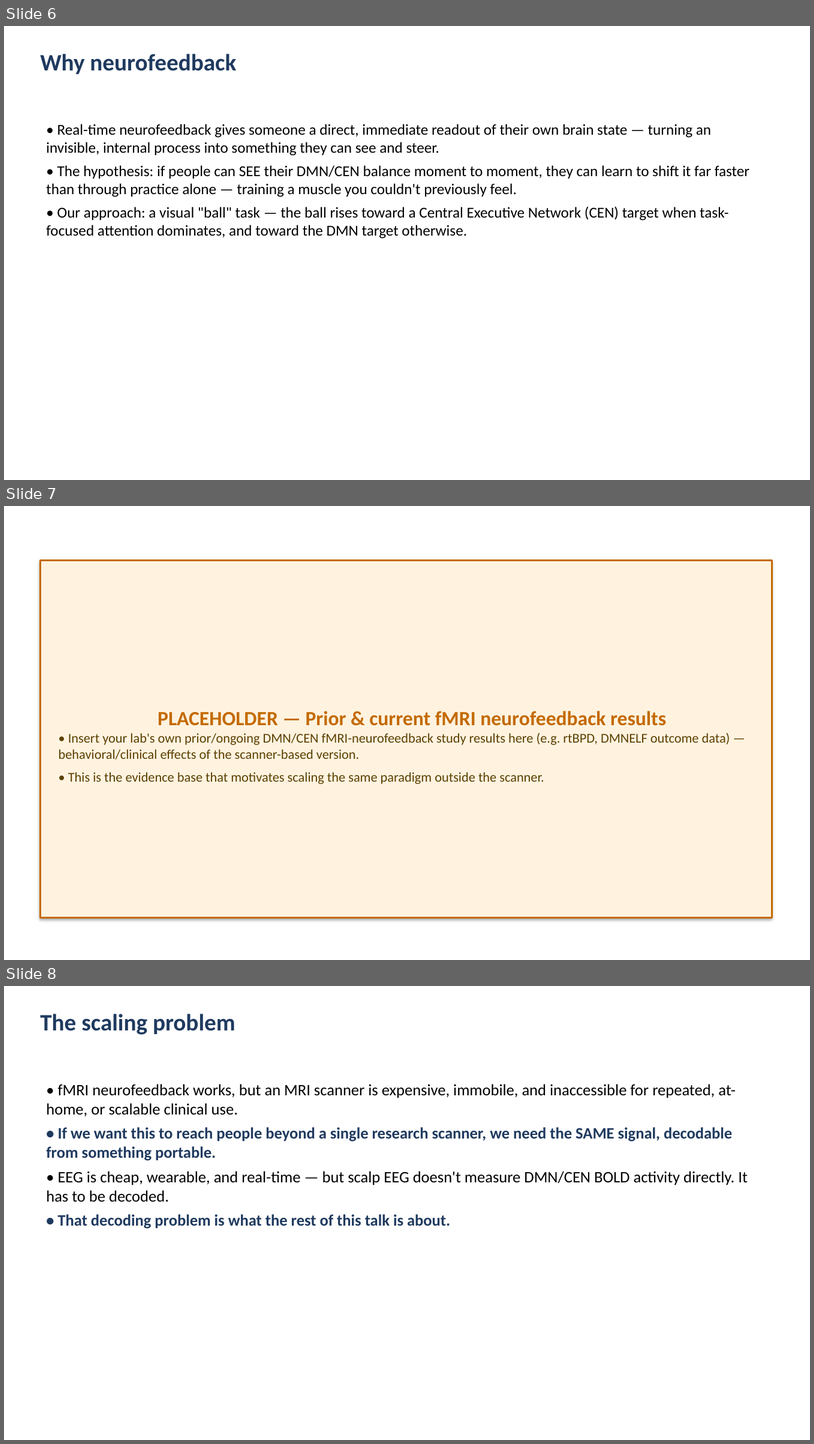
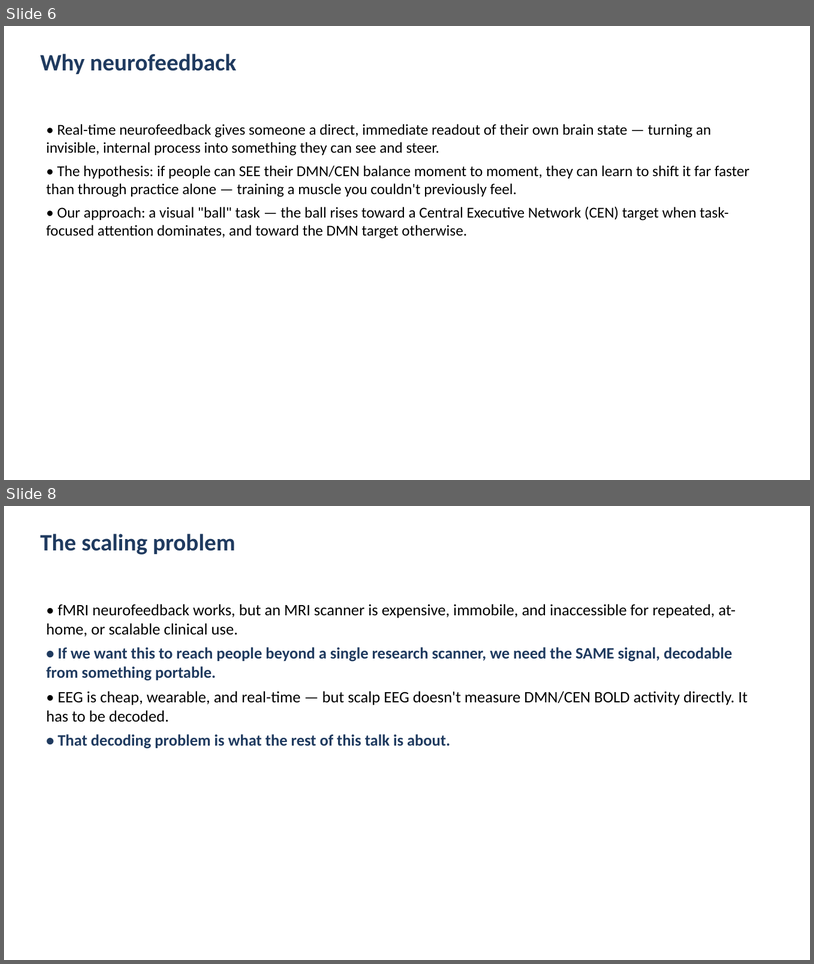
Before and after one commit to cccbauer/dmnelf, a slide deck: analysis/fingerprint/19_fingerprint/efp_meirhasson/Fingerprint_20260902.pptx. Shown one above the other, each under a label of ours: slides 6, 7 and 8 before the commit, slides 6 and 8 after it; the slides between them are not shown. The pictures are 814x1444 and 814x964 pixels, drawn with LibreOffice and Linux fonts; fonts in the diff are those of the drawing. Boxes give left, top, right and bottom in pixels: in the first picture for what was removed or moved away, otherwise in the second. Text is boxed around its words. In the diff, an @@ line names an element or a change of style, - is before the commit and + after.

```diff
--- a/analysis/fingerprint/19_fingerprint/efp_meirhasson/Fingerprint_20260902.pptx
+++ b/analysis/fingerprint/19_fingerprint/efp_meirhasson/Fingerprint_20260902.pptx
@@ slide 7 removed at (4, 506, 810, 960), background #FFFFFF @@
@@ rectangle removed at (40, 561, 772, 918) @@
-PLACEHOLDER — Prior & current fMRI neurofeedback results
-• Insert your lab's own prior/ongoing DMN/CEN fMRI-neurofeedback study results here (e.g. rtBPD, DMNELF outcome data) — behavioral/clinical effects of the scanner-based version.
-• This is the evidence base that motivates scaling the same paradigm outside the scanner.
```
Also in this commit, not shown: 1 slide changed, 4 slides added, 3 other slides removed, 1 other file.
